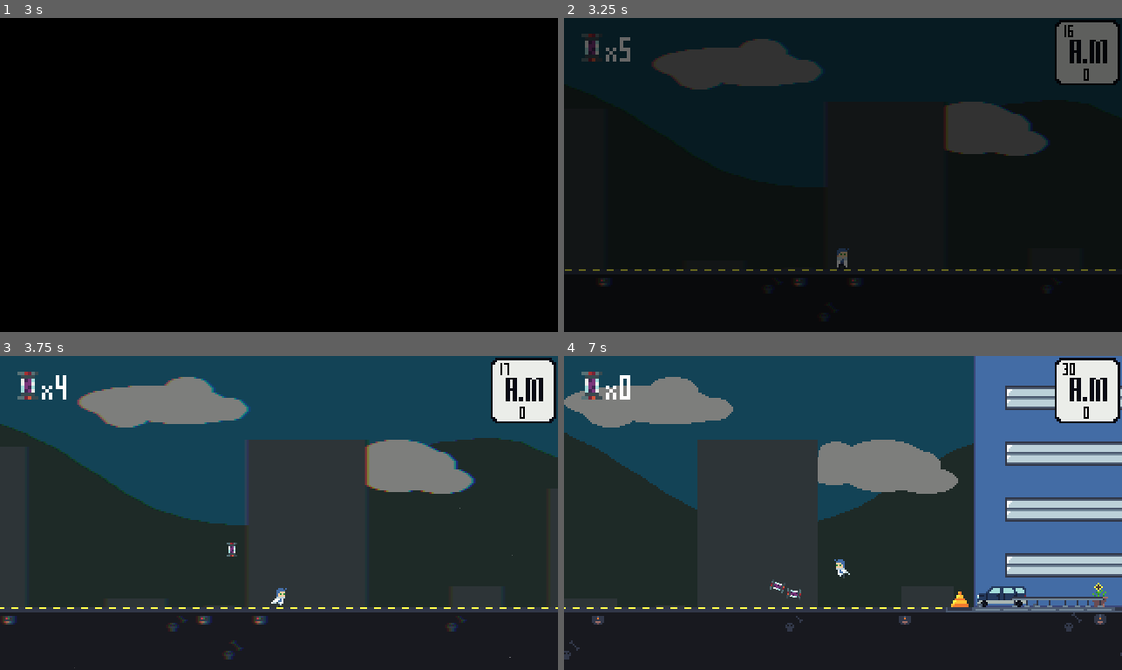
Above: before the commit, frames 1-4 (two rows, left to right).
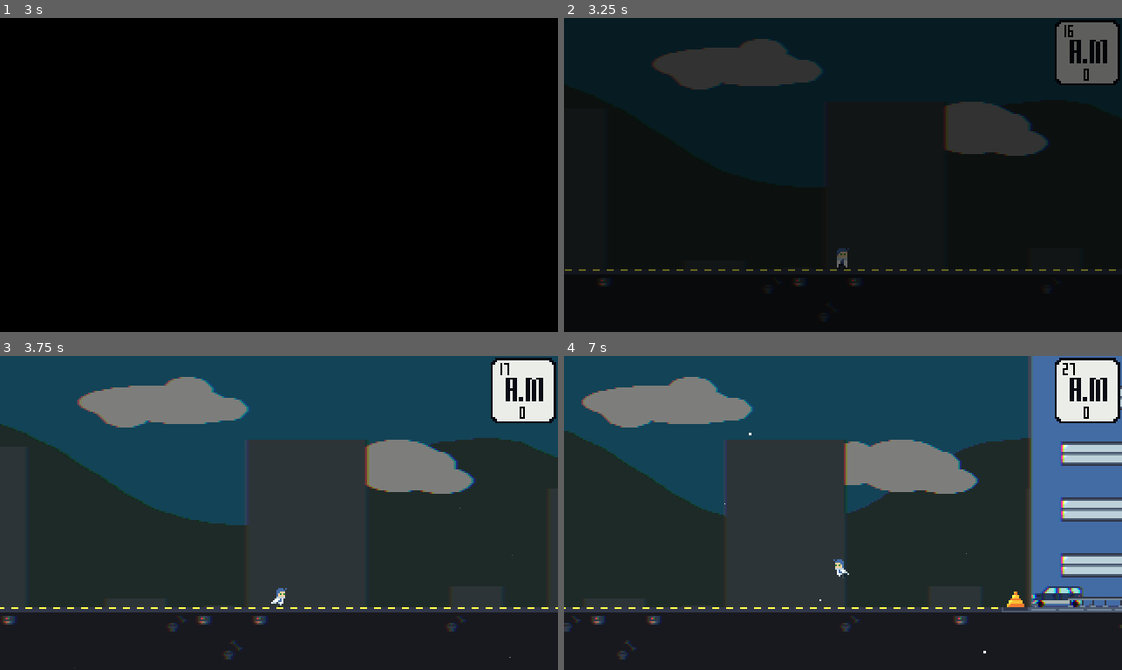
Above: after the commit, the same moments.

Repository: Krawlic/CriticalMass
Game: Godot game, scene res://scenes/master/master.tscn
The game is run twice, just before and just after one commit, with the same random seed, the same clock (stepped at 60 frames per second) and the same inputs. Sound files missing from this copy of the repository are replaced by a short silence.
Inputs (mouse positions are in pixels of both pictures, inside the frame that each line leads up to):
- Up to frame 1 (3 s): tap Enter at 0.5, 2 s; move the mouse to (401, 159) at 0.52 s; hold D (right) 0.53-2.03 s; tap Q (repulser) at 0.6, 1.55, 2.3 s; click (401, 159) at 0.67 s; tap Space (jump) at 0.77, 1.25, 1.52 s; move the mouse to (167, 190) at 1.27 s; tap Shift (crouch) at 1.35 s; move the mouse to (334, 105) at 2.02 s; hold A (left) 2.03-2.75 s; tap E (interact) at 2.1 s; click (89, 234) at 2.75 s
- Up to frame 2 (3.25 s): no input
- Up to frame 3 (3.75 s): move the mouse to (251, 575) at 3.52 s; hold D (right) from 3.53 s (still down); tap Q (repulser) at 3.6 s; click (251, 575) at 3.67 s
- Up to frame 4 (7 s): tap Space (jump) at 3.77, 4.52, 5.27, 6.77 s; move the mouse to (1010, 560) at 4.27 s; tap Q (repulser) at 4.35, 5.3, 6.05, 6.6 s; move the mouse to (675, 465) at 5.02 s; release D (right) at 5.03 s; hold A (left) 5.03-5.78 s; tap Shift (crouch) at 5.1 s; move the mouse to (870, 513) at 5.77 s; hold D (right) 5.78-6.53 s; tap E (interact) at 5.85 s; click (870, 513) at 5.92 s; move the mouse to (759, 434) at 6.52 s; hold A (left) from 6.53 s (still down)

Frame 1 is identical in both runs. In frame 2, 0.3% of the frame differs, in the area x 3-12%, y 5-14%; in frame 3, 0.4%; in frame 4, 17%, in the area x 0-100%, y 0-97%.

Commit message:
reset max_repulsers after testing

Diff:
--- a/scripts/player_manager.gd
+++ b/scripts/player_manager.gd
@@ -7,7 +7,7 @@
 var has_jump_acceleration: bool = false
 var has_run_momentum: bool = true
 var has_slide: bool = false
-var max_repulsers = 5
+var max_repulsers = 0
 
 var has_visited_TIBIA = false
 
